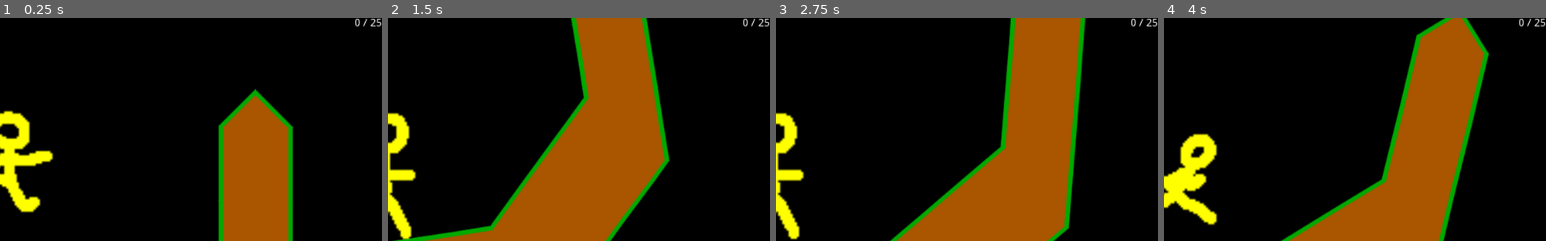
Above: before the commit, frames 1-4 (left to right).
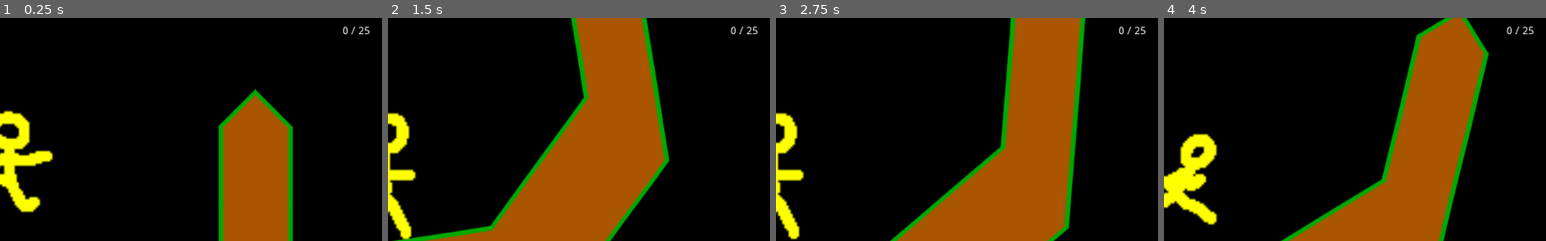
Above: after the commit, the same moments.

Repository: lwhjp/grun
Game: Godot game, scene res://Main.tscn
Same seed, same stepped clock (60 frames per second), same inputs: the game is played once before the commit and once after it.
Inputs (mouse positions are % of the whole screen's width and height, from its top left):
- Up to frame 1 (0.25 s): no input
- Up to frame 2 (1.5 s): move the mouse to (55, 50) at 0.52 s; move the mouse to (45, 50) at 1.27 s
- Up to frame 3 (2.75 s): move the mouse to (52, 48) at 2.02 s
- Up to frame 4 (4 s): move the mouse to (49, 52) at 2.77 s; move the mouse to (57, 51) at 3.52 s
The pictures show only the part of the screen within x 50-100%, y 0-50%; the shares and areas given below are measured in that part.

The runs differ from the first frame. In frame 1, 0.2% of the frame differs, in the area x 89-100%, y 0-8%; in frame 2, 0.2%; in frame 3, 0.2%; in frame 4, 0.2%.

Commit message:
fix hud alignment

Diff:
--- a/GravityRunner/HUD.tscn
+++ b/GravityRunner/HUD.tscn
@@ -5,10 +5,11 @@
 [node name="Score" type="Label" parent="."]
 anchor_left = 1.0
 anchor_right = 1.0
-margin_left = -40.0
-margin_bottom = 14.0
+margin_left = -68.0
+margin_bottom = 36.0
 text = "0 / 0"
-align = 2
+align = 1
+valign = 1
 __meta__ = {
 "_edit_use_anchors_": false
 }
